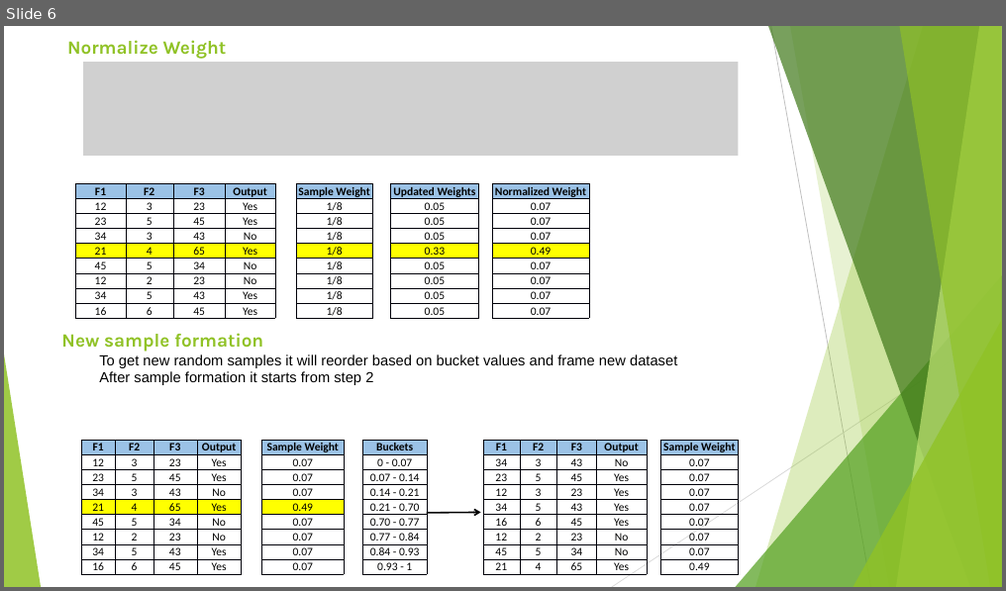
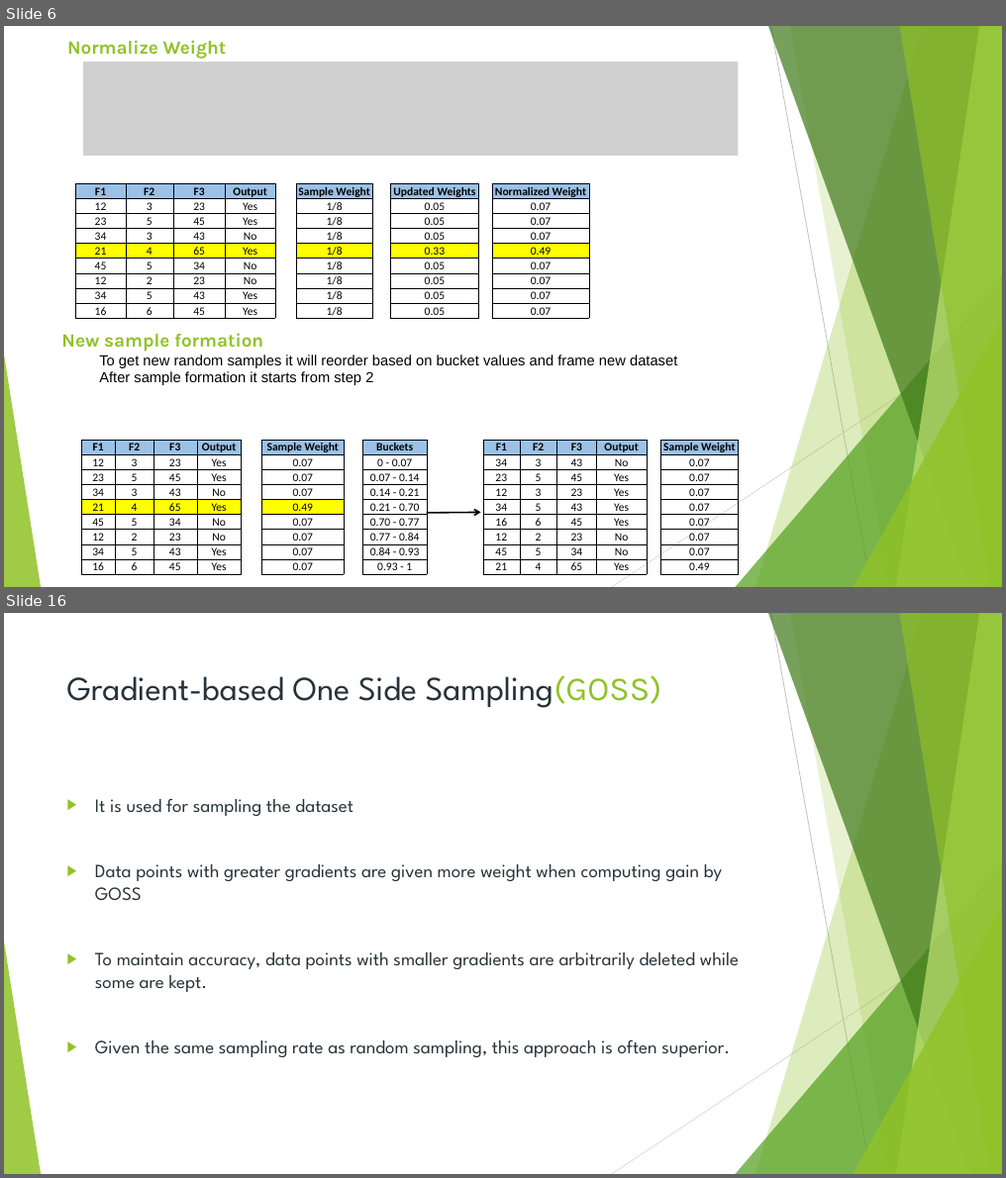
Before and after one commit to DineshC27/Hope-AI, a slide deck: Python/Machine Learning/Regression Assignment/Boosting Algorithm.pptx. Shown one above the other, each under a label of ours: slide 6 before the commit, slides 6 and 16 after it; the slides between them are not shown. The pictures are 1006x591 and 1006x1178 pixels, drawn with LibreOffice and Linux fonts; fonts in the diff are those of the drawing; grey boxes stand for pictures. Boxes give left, top, right and bottom in pixels: in the first picture for what was removed or moved away, otherwise in the second. Text is boxed around its words. In the diff, an @@ line names an element or a change of style, - is before the commit and + after.

```diff
--- a/Python/Machine Learning/Regression Assignment/Boosting Algorithm.pptx
+++ b/Python/Machine Learning/Regression Assignment/Boosting Algorithm.pptx
@@ slide 16 added at [4,613,1002,1174], background #FFFFFF; not listed: 10 template elements that a slide beside it also shows @@
@@ title added at [67,675,662,708], 32.4 pt, text #273239 @@
+Gradient-based One Side Sampling(GOSS)
@@ text added at [95,799,739,1058], 18 pt, text #273239 @@
+▶ It is used for sampling the dataset
+▶ Data points with greater gradients are given more weight when computing gain by GOSS
+▶ To maintain accuracy, data points with smaller gradients are arbitrarily deleted while some are kept.
+▶ Given the same sampling rate as random sampling, this approach is often superior.
```
Also in this commit, not shown: 2 slides changed, 9 other slides added, 2 other files.
